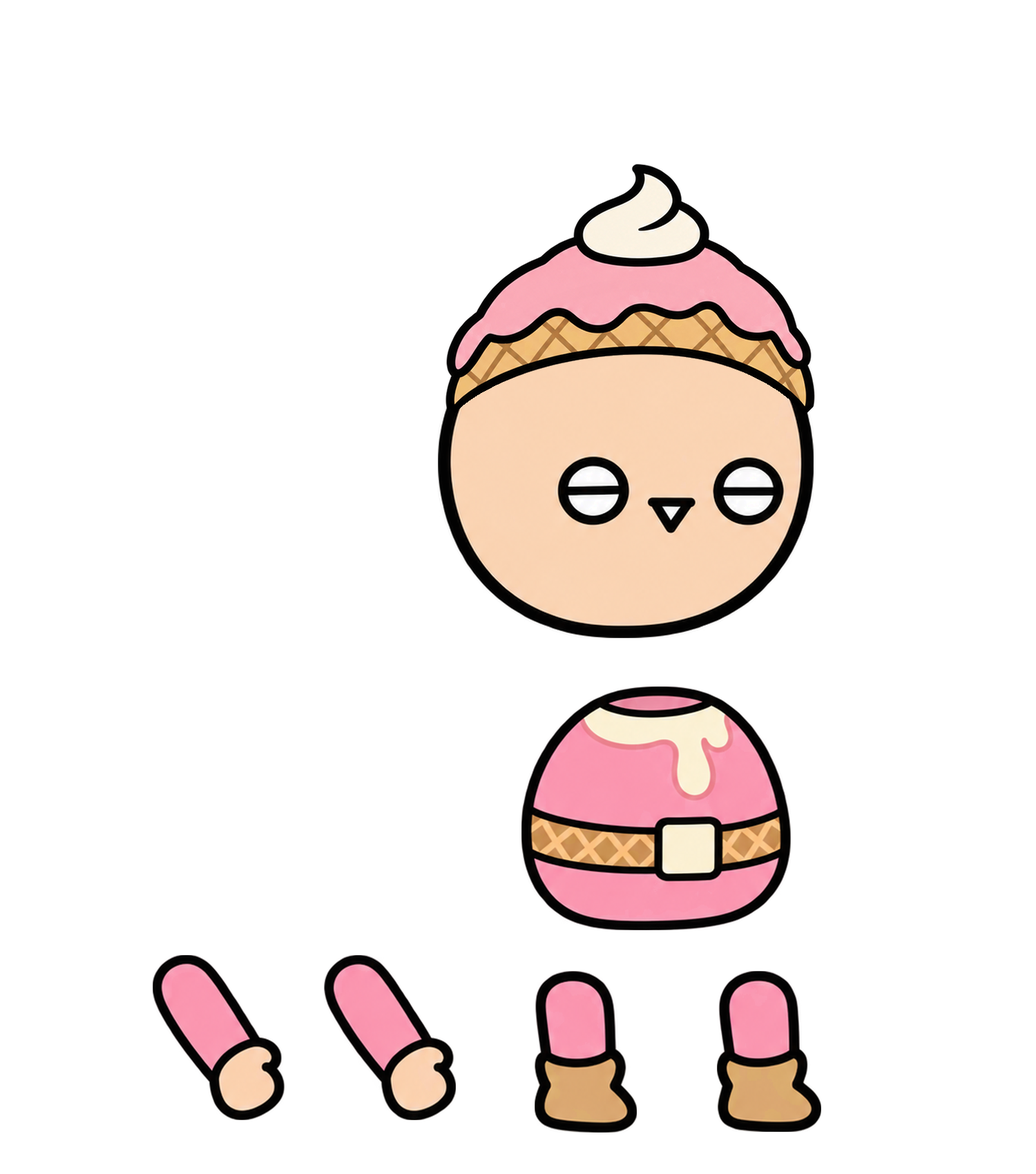
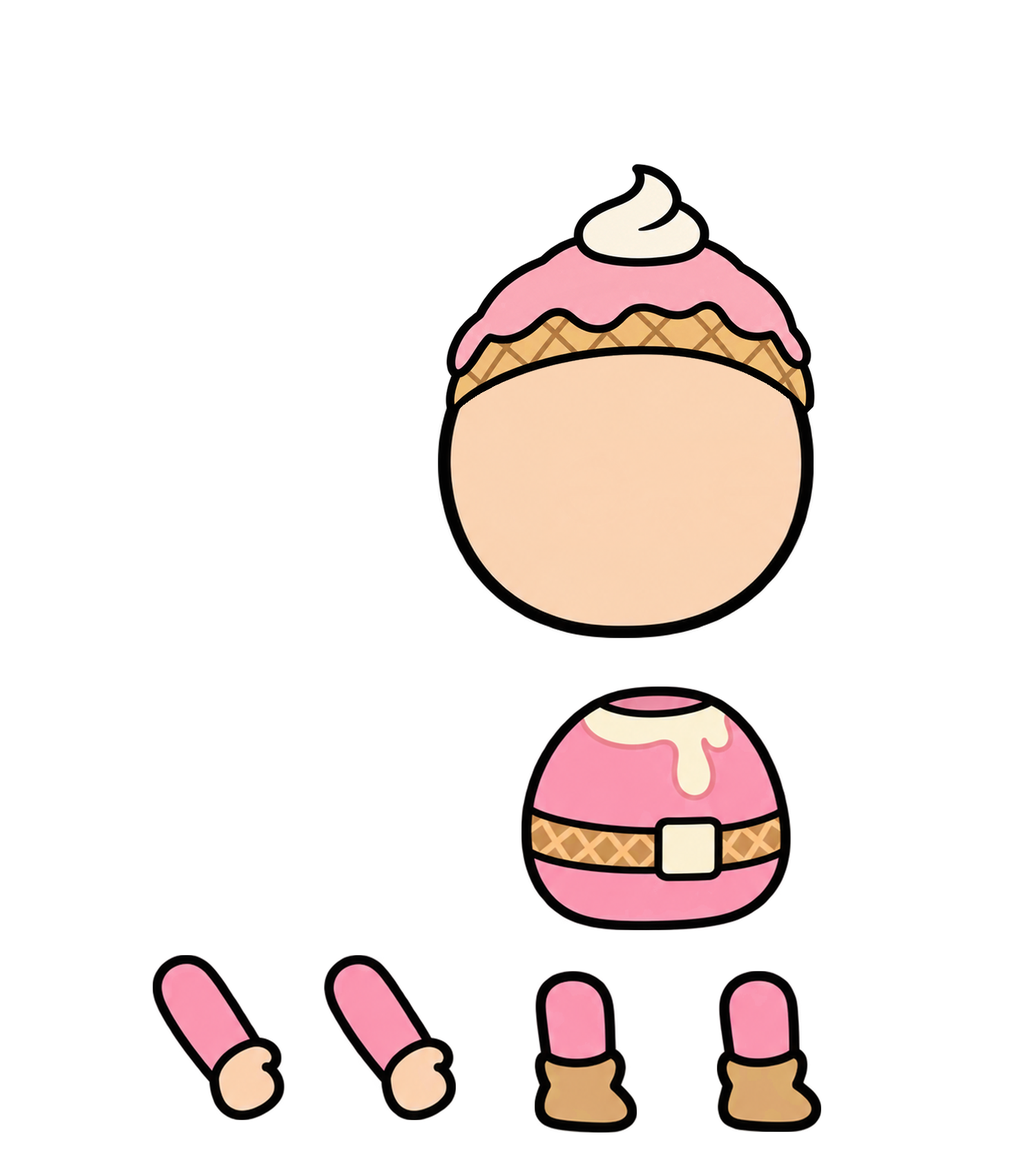
Layer changes from the first 1036 x 1174 image to the second:
painted on "머리" over [549, 442, 801, 553]
